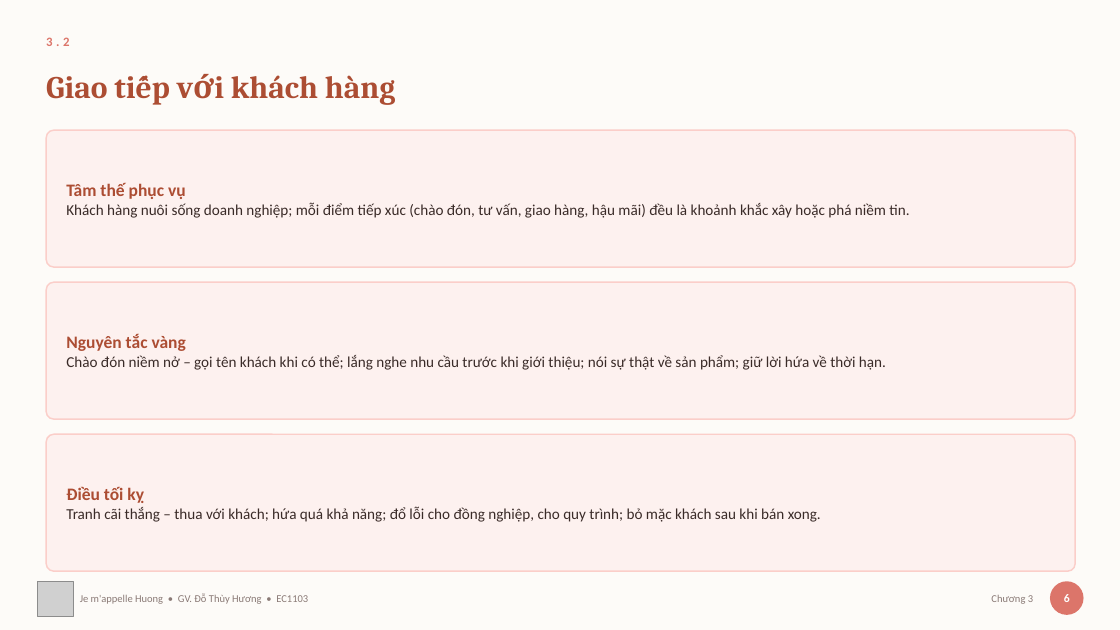
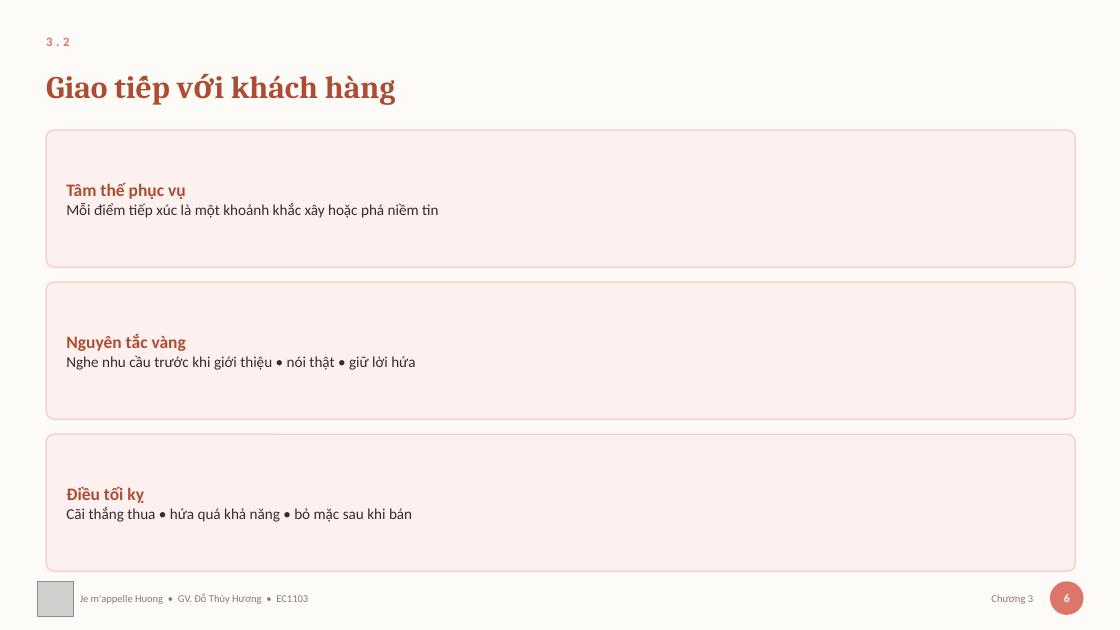
Before and after one commit to thuyhuongctu/ComDraft, a slide deck: slide 8 of slides/03-tinh-huong-dac-thu.pptx. Drawn at 1120x630 pixels with LibreOffice and Linux fonts; fonts in the diff are those of the drawing; grey boxes stand for pictures. Boxes give left, top, right and bottom in pixels: in the first picture for what was removed or moved away, otherwise in the second. Text is boxed around its words. In the diff, an @@ line names an element or a change of style, - is before the commit and + after.

Commit message:
Bớt chữ trên slide Chương 3, 4 và 5
Tiếp đợt bớt chữ, vẫn theo quy ước Chương 1 đã đặt: thân thẻ rút từ câu văn
28–41 chữ xuống cụm 8–14 chữ, đoạn văn bị rút đưa vào ghi chú giảng bài dưới
mục "NÓI ĐỦ Ý (phần đã rút khỏi slide)".

                trước      sau
  Chương 3      97,0  →   80,1 chữ/slide
  Chương 4      98,9  →   82,5
  Chương 5      91,8  →   78,9

Cả năm chương bài giảng nay nằm trong khoảng 76–83 chữ mỗi slide, thay vì
95–105 như trước.

91 thân thẻ đổi chữ, 20 khối NÓI ĐỦ Ý thêm vào ghi chú.

Không đụng tới slide hoạt động nhóm và slide bài tập — những slide ấy giao
nhiệm vụ cho sinh viên nên phải viết đủ, rút gọn là mất thông tin. Cũng
không đụng năm slide đã thay bằng hình, vì chữ trên đó bị add_images.py xoá
lúc dựng.

Đã chạy lại xuat_slide.py, 131 ảnh trong ứng dụng khớp bộ slide mới. Nâng
PHIEN_BAN lên comdraft-v20. Bộ kiểm tra 24/24.

Còn lại: ba bài thực hành (bai-2 vẫn 111 chữ/slide, dày nhất), và bộ slide
tiếng Anh.

```diff
--- a/slides/03-tinh-huong-dac-thu.pptx
+++ b/slides/03-tinh-huong-dac-thu.pptx
@@ text at box(66, 202, 438, 218): text changed @@
-Khách hàng nuôi sống doanh nghiệp; mỗi điểm tiếp xúc (chào đón, tư vấn, giao hàng, hậu mãi) đều là khoảnh khắc xây hoặc phá niềm tin.
+Mỗi điểm tiếp xúc là một khoảnh khắc xây hoặc phá niềm tin
@@ text at box(66, 355, 415, 370): text changed @@
-Chào đón niềm nở – gọi tên khách khi có thể; lắng nghe nhu cầu trước khi giới thiệu; nói sự thật về sản phẩm; giữ lời hứa về thời hạn.
+Nghe nhu cầu trước khi giới thiệu • nói thật • giữ lời hứa
@@ text at box(66, 507, 412, 522): text changed @@
-Tranh cãi thắng – thua với khách; hứa quá khả năng; đổ lỗi cho đồng nghiệp, cho quy trình; bỏ mặc khách sau khi bán xong.
+Cãi thắng thua • hứa quá khả năng • bỏ mặc sau khi bán
```
Also in this commit, not shown: 5 other slides changed, 30 other files.
